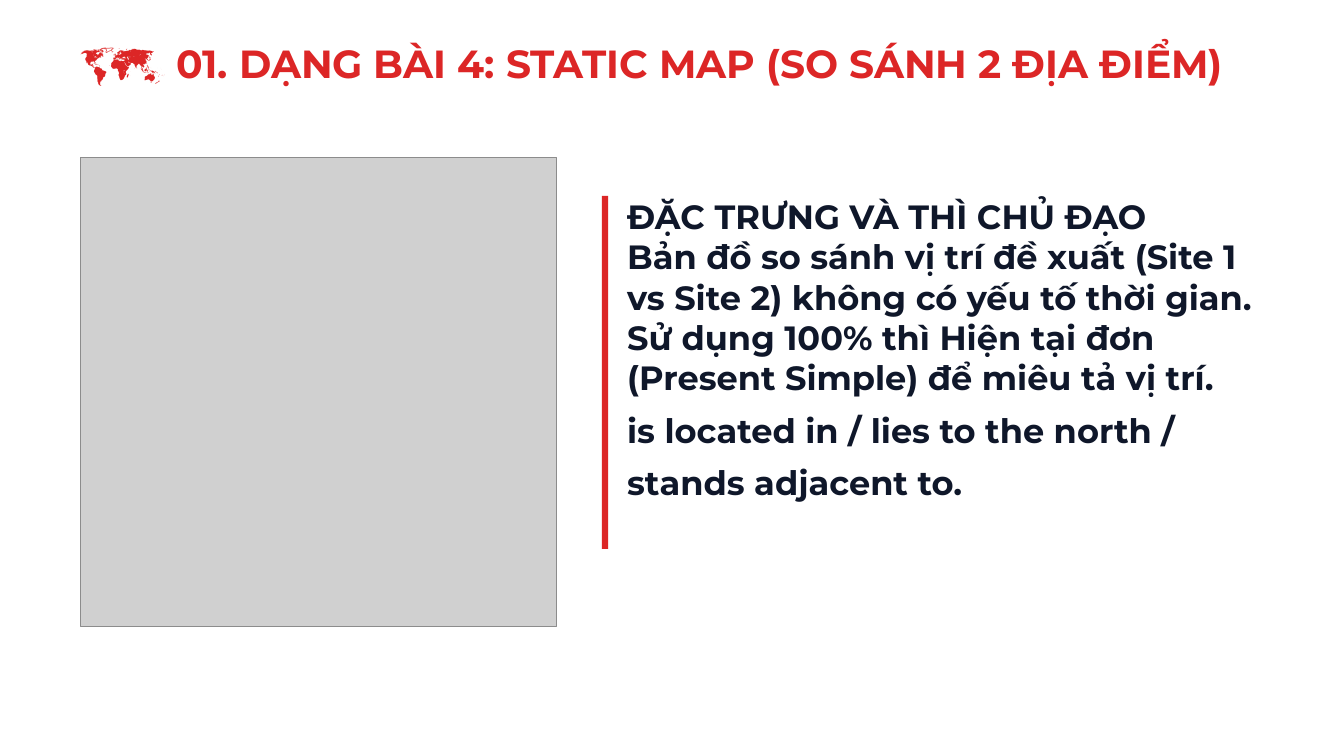
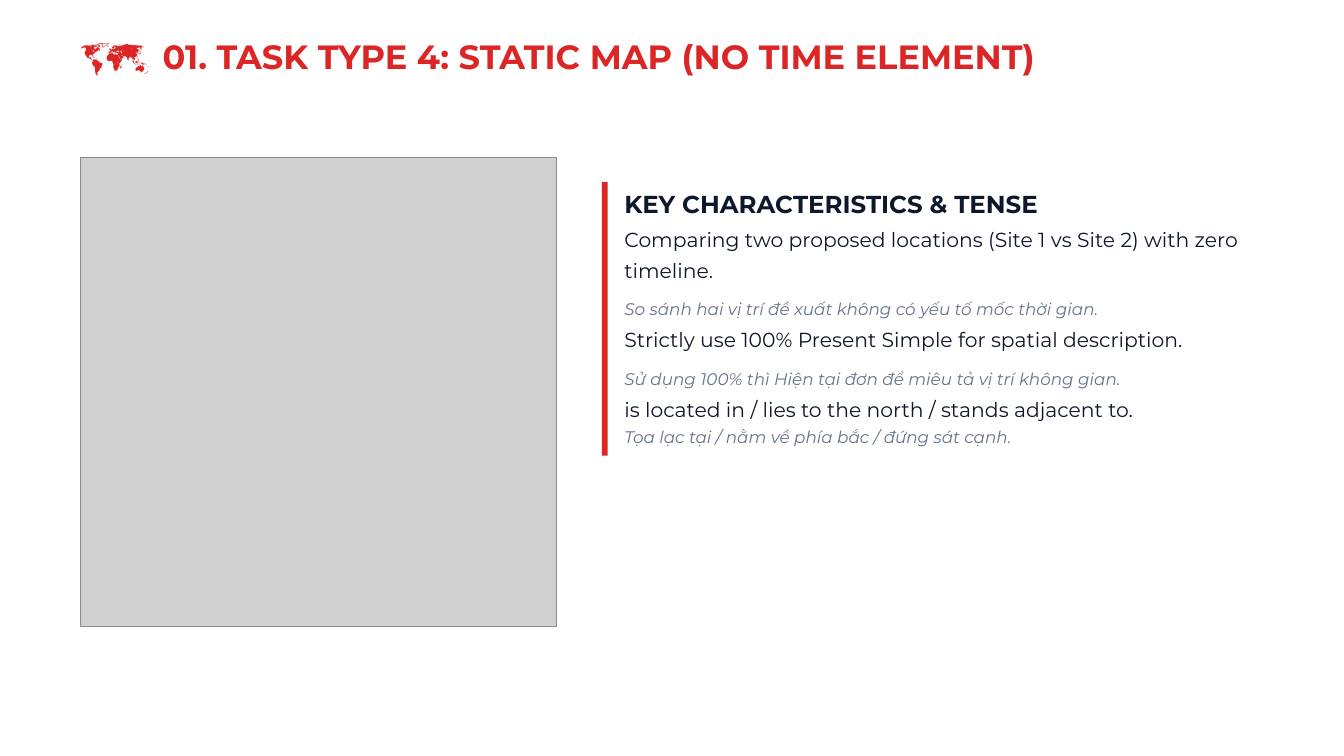
Before and after one commit to snowflake-vibing/KnowledgeLibrary, a slide deck: slide 7 of IELTS/07_YouTube_Studio/01_Slides_Writing_Task1_Map.pptx. Drawn at 1344x756 pixels with LibreOffice and Linux fonts; fonts in the diff are those of the drawing; grey boxes stand for pictures. Boxes give left, top, right and bottom in pixels: in the first picture for what was removed or moved away, otherwise in the second. Text is boxed around its words. In the diff, an @@ line names an element or a change of style, - is before the commit and + after.

```diff
--- a/IELTS/07_YouTube_Studio/01_Slides_Writing_Task1_Map.pptx
+++ b/IELTS/07_YouTube_Studio/01_Slides_Writing_Task1_Map.pptx
@@ text at <box>163,44,1035,76</box>: text changed; size 28 to 24 pt @@
-🗺️ 01. DẠNG BÀI 4: STATIC MAP (SO SÁNH 2 ĐỊA ĐIỂM)
+🗺️ 01. TASK TYPE 4: STATIC MAP (NO TIME ELEMENT)
@@ rectangle: place and size @@
-rectangle at <box>602,196,608,548</box>
+rectangle at <box>602,182,608,457</box>
@@ text at <box>624,195,1238,447</box>: text changed; size 20 to 14.5 pt; bold off; italic off @@
-ĐẶC TRƯNG VÀ THÌ CHỦ ĐẠO
-Bản đồ so sánh vị trí đề xuất (Site 1 vs Site 2) không có yếu tố thời gian.
-Sử dụng 100% thì Hiện tại đơn (Present Simple) để miêu tả vị trí.
-is located in / lies to the north / stands adjacent to.
+KEY CHARACTERISTICS & TENSE
+Comparing two proposed locations (Site 1 vs Site 2) with zero timeline.
+So sánh hai vị trí đề xuất không có yếu tố mốc thời gian.
+Strictly use 100% Present Simple for spatial description.
+Sử dụng 100% thì Hiện tại đơn để miêu tả vị trí không gian.
+is located in / lies to the north / stands adjacent to.
+Tọa lạc tại / nằm về phía bắc / đứng sát cạnh.
```
Also in this commit, not shown: 29 other slides changed, 11 slides added, 11 slides removed, 8 other files.
